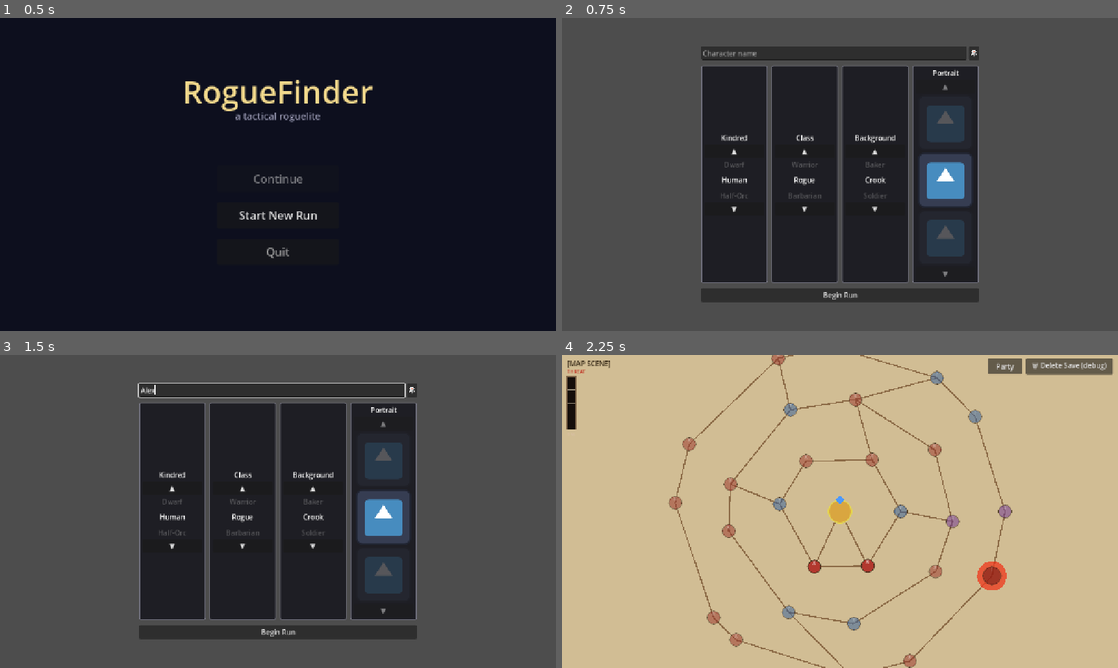
Above: before the commit, frames 1-4 (two rows, left to right).
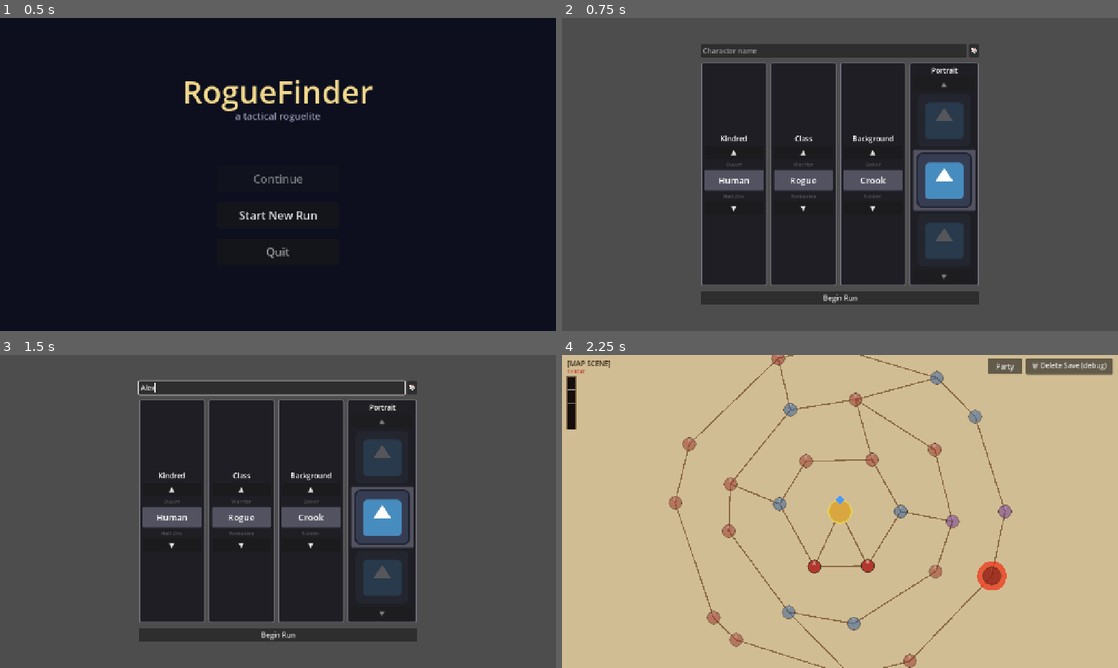
Above: after the commit, the same moments.

Repository: caleb-the-dev/RogueFinder
Game: Godot game, scene res://main.tscn
The game is run twice, just before and just after one commit, with the same random seed, the same clock (stepped at 60 frames per second) and the same inputs. The engine's default icon, where the game draws it, is replaced by a stand-in: a white triangle on a blue panel in a dark square.
Inputs (mouse positions are in pixels of both pictures, inside the frame that each line leads up to):
- Up to frame 1 (0.5 s): no input
- Up to frame 2 (0.75 s): click "Start New Run" at 0.5 s
- Up to frame 3 (1.5 s): click (272, 389) at 1.27 s; type "Alex" at 1.35 s
- Up to frame 4 (2.25 s): click "Begin Run" at 2 s

Frame 1 is identical in both runs. In frame 2, 8.3% of the frame differs, in the area x 25-75%, y 8-92%; in frame 3, 8.6%, in the area x 24-75%, y 8-92%; in frame 4, less than 0.1%.

Commit message:
feat(creation): highlight selected dial item (larger font + light bg panel)

Diff:
--- a/rogue-finder/scripts/ui/CharacterCreationManager.gd
+++ b/rogue-finder/scripts/ui/CharacterCreationManager.gd
@@ -109,19 +109,33 @@
 	prev_lbl.text = display[(n - 1) % n] if n > 1 else ""
 	prev_lbl.horizontal_alignment = HORIZONTAL_ALIGNMENT_CENTER
 	prev_lbl.modulate = Color(1.0, 1.0, 1.0, 0.25)
+	prev_lbl.add_theme_font_size_override("font_size", 12)
 	col.add_child(prev_lbl)
+
+	var highlight := PanelContainer.new()
+	var hl_style := StyleBoxFlat.new()
+	hl_style.bg_color = Color(0.32, 0.32, 0.38, 1.0)
+	hl_style.set_corner_radius_all(3)
+	hl_style.content_margin_left   = 8.0
+	hl_style.content_margin_right  = 8.0
+	hl_style.content_margin_top    = 6.0
+	hl_style.content_margin_bottom = 6.0
+	highlight.add_theme_stylebox_override("panel", hl_style)
+	col.add_child(highlight)
 
 	var item_lbl := Label.new()
 	item_lbl.text = display[0] if n > 0 else ""
 	item_lbl.horizontal_alignment = HORIZONTAL_ALIGNMENT_CENTER
-	item_lbl.custom_minimum_size = Vector2(0, 40)
 	item_lbl.vertical_alignment = VERTICAL_ALIGNMENT_CENTER
-	col.add_child(item_lbl)
+	item_lbl.custom_minimum_size = Vector2(0, 36)
+	item_lbl.add_theme_font_size_override("font_size", 20)
+	highlight.add_child(item_lbl)
 
 	var next_lbl := Label.new()
 	next_lbl.text = display[1 % n] if n > 1 else ""
 	next_lbl.horizontal_alignment = HORIZONTAL_ALIGNMENT_CENTER
 	next_lbl.modulate = Color(1.0, 1.0, 1.0, 0.25)
+	next_lbl.add_theme_font_size_override("font_size", 12)
 	col.add_child(next_lbl)
 
 	var down_btn := Button.new()
@@ -173,22 +187,33 @@
 
 	var prev_icon := TextureRect.new()
 	prev_icon.texture = portrait_tex
-	prev_icon.custom_minimum_size = Vector2(48, 48)
+	prev_icon.custom_minimum_size = Vector2(40, 40)
 	prev_icon.stretch_mode = TextureRect.STRETCH_KEEP_ASPECT_CENTERED
 	prev_icon.size_flags_horizontal = Control.SIZE_SHRINK_CENTER
 	prev_icon.modulate = Color(1.0, 1.0, 1.0, 0.25)
 	col.add_child(prev_icon)
 
+	var portrait_highlight := PanelContainer.new()
+	var ph_style := StyleBoxFlat.new()
+	ph_style.bg_color = Color(0.32, 0.32, 0.38, 1.0)
+	ph_style.set_corner_radius_all(3)
+	ph_style.content_margin_left   = 8.0
+	ph_style.content_margin_right  = 8.0
+	ph_style.content_margin_top    = 6.0
+	ph_style.content_margin_bottom = 6.0
+	portrait_highlight.add_theme_stylebox_override("panel", ph_style)
+	portrait_highlight.size_flags_horizontal = Control.SIZE_SHRINK_CENTER
+	col.add_child(portrait_highlight)
+
 	var icon := TextureRect.new()
 	icon.texture = portrait_tex
 	icon.custom_minimum_size = Vector2(64, 64)
 	icon.stretch_mode = TextureRect.STRETCH_KEEP_ASPECT_CENTERED
-	icon.size_flags_horizontal = Control.SIZE_SHRINK_CENTER
-	col.add_child(icon)
+	portrait_highlight.add_child(icon)
 
 	var next_icon := TextureRect.new()
 	next_icon.texture = portrait_tex
-	next_icon.custom_minimum_size = Vector2(48, 48)
+	next_icon.custom_minimum_size = Vector2(40, 40)
 	next_icon.stretch_mode = TextureRect.STRETCH_KEEP_ASPECT_CENTERED
 	next_icon.size_flags_horizontal = Control.SIZE_SHRINK_CENTER
 	next_icon.modulate = Color(1.0, 1.0, 1.0, 0.25)
